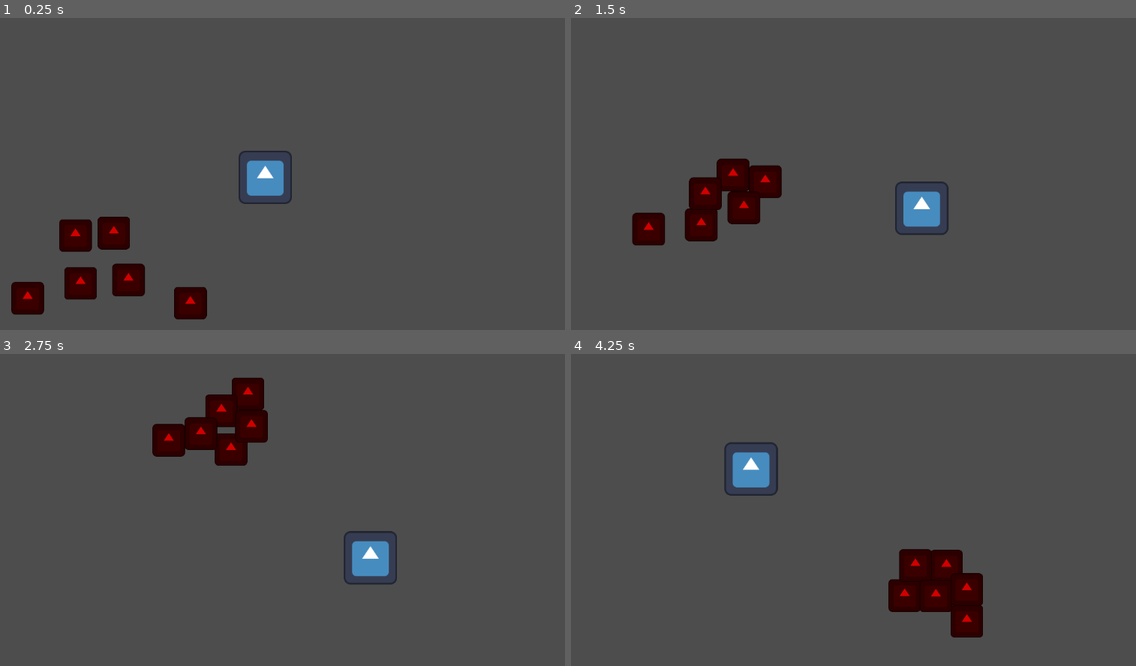
Above: before the commit, frames 1-4 (two rows, left to right).
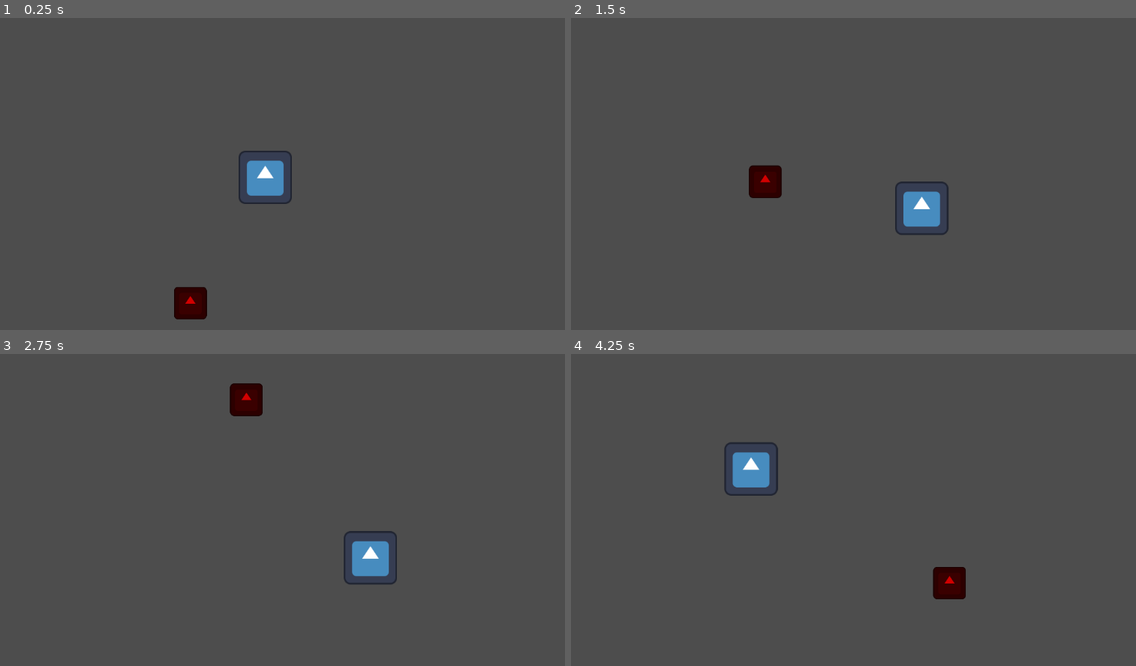
Above: after the commit, the same moments.

Repository: buysnoah/game-off-2025
Game: Godot game, scene res://scenes/main.tscn
Same seed, same stepped clock (60 frames per second), same inputs: the game is played once before the commit and once after it. The engine's default icon, where the game draws it, is replaced by a stand-in: a white triangle on a blue panel in a dark square.
Inputs:
- Up to frame 1 (0.25 s): no input
- Up to frame 2 (1.5 s): hold D (move_right) 0.53-1.28 s; hold S (move_down) from 1.28 s (still down)
- Up to frame 3 (2.75 s): release S (move_down) at 2.03 s; hold D (move_right) from 2.03 s (still down)
- Up to frame 4 (4.25 s): release D (move_right) at 2.78 s; hold W (move_up) 2.78-3.53 s; hold A (move_left) from 3.53 s (still down)

The runs differ from the first frame. In frame 1, 3.0% of the frame differs, in the area x 1-26%, y 63-96%; in frame 2, 2.9%; in frame 3, 2.9%; in frame 4, 2.9%.

Commit message:
Add attack with cooldown timer

Diff:
--- a/scenes/enemy.gd
+++ b/scenes/enemy.gd
@@ -4,10 +4,15 @@
 
 @export var MIN_DISTANCE = 100
 
+@export var ATTACK_TIME: float = 1
+
 @export var SPEED = 500.0
 
 @export var MOVEMENT_RIGIDITY = 0.9
 @export var MOVEMENT_FLOAT = 2
+
+func _ready() -> void:
+	$AttackTimer.wait_time = ATTACK_TIME
 
 func _physics_process(delta: float) -> void:
 	var direction = TARGET.position - position
@@ -22,3 +27,10 @@
 		velocity = velocity.move_toward(Vector2.ZERO, deceleration)
 
 	move_and_slide()
+
+
+func _on_hurtbox_body_entered(body: Node2D) -> void:
+	while body in $Hurtbox.get_overlapping_bodies():
+		print("Attack!!")
+		$AttackTimer.start()
+		await $AttackTimer.timeout
--- a/scenes/enemy.tscn
+++ b/scenes/enemy.tscn
@@ -24,8 +24,12 @@
 texture = ExtResource("1_7k104")
 
 [node name="Hurtbox" type="Area2D" parent="."]
-collision_layer = 0
+collision_layer = 2
 
 [node name="CollisionShape2D" type="CollisionShape2D" parent="Hurtbox"]
 shape = SubResource("RectangleShape2D_md0e3")
 debug_color = Color(0.9970053, 0, 0.1846224, 0.41960785)
+
+[node name="AttackTimer" type="Timer" parent="."]
+
+[connection signal="body_entered" from="Hurtbox" to="." method="_on_hurtbox_body_entered"]
--- a/scenes/main.tscn
+++ b/scenes/main.tscn
@@ -16,32 +16,7 @@
 editor_draw_limits = true
 editor_draw_drag_margin = true
 
-[node name="Enemy" parent="." node_paths=PackedStringArray("TARGET") instance=ExtResource("2_0wfyh")]
-position = Vector2(-367.00003, 211)
-scale = Vector2(0.7, 0.7)
-TARGET = NodePath("../Player")
-
 [node name="Enemy2" parent="." node_paths=PackedStringArray("TARGET") instance=ExtResource("2_0wfyh")]
 position = Vector2(-151.00005, 254)
 scale = Vector2(0.7, 0.7)
 TARGET = NodePath("../Player")
-
-[node name="Enemy3" parent="." node_paths=PackedStringArray("TARGET") instance=ExtResource("2_0wfyh")]
-position = Vector2(-469.00003, 239)
-scale = Vector2(0.7, 0.7)
-TARGET = NodePath("../Player")
-
-[node name="Enemy4" parent="." node_paths=PackedStringArray("TARGET") instance=ExtResource("2_0wfyh")]
-position = Vector2(-304.00003, 112.00001)
-scale = Vector2(0.7, 0.7)
-TARGET = NodePath("../Player")
-
-[node name="Enemy5" parent="." node_paths=PackedStringArray("TARGET") instance=ExtResource("2_0wfyh")]
-position = Vector2(-378.00003, 116.00001)
-scale = Vector2(0.7, 0.7)
-TARGET = NodePath("../Player")
-
-[node name="Enemy6" parent="." node_paths=PackedStringArray("TARGET") instance=ExtResource("2_0wfyh")]
-position = Vector2(-274.00003, 206)
-scale = Vector2(0.7, 0.7)
-TARGET = NodePath("../Player")
